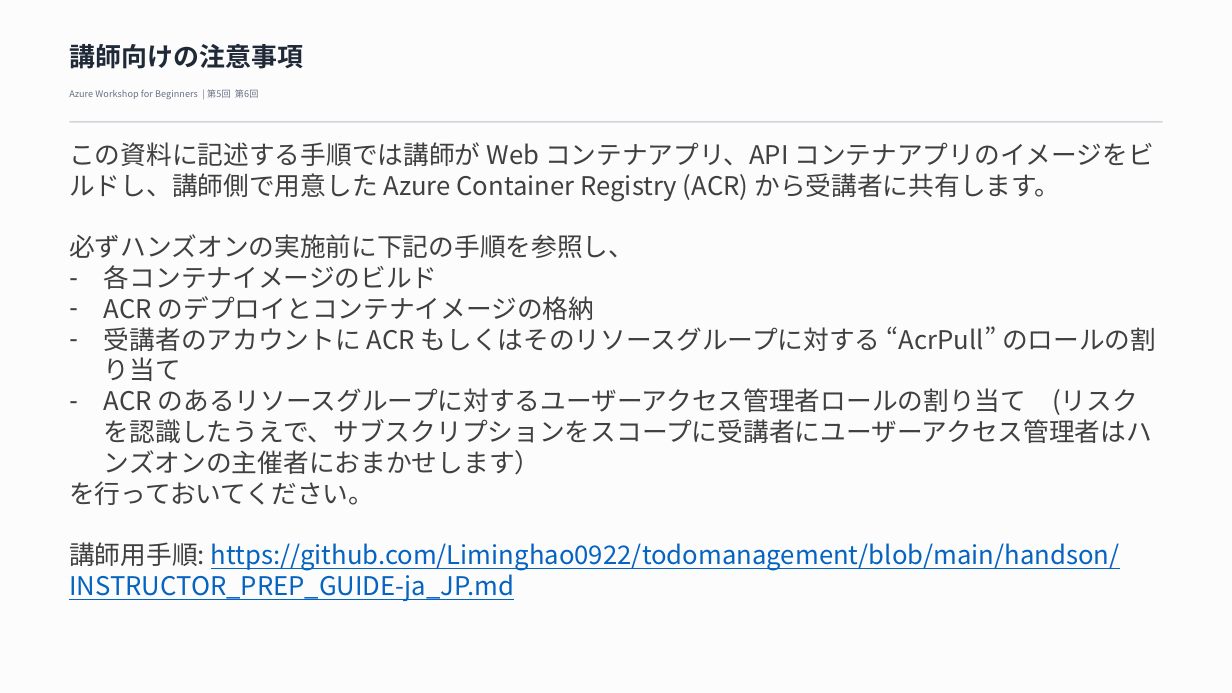
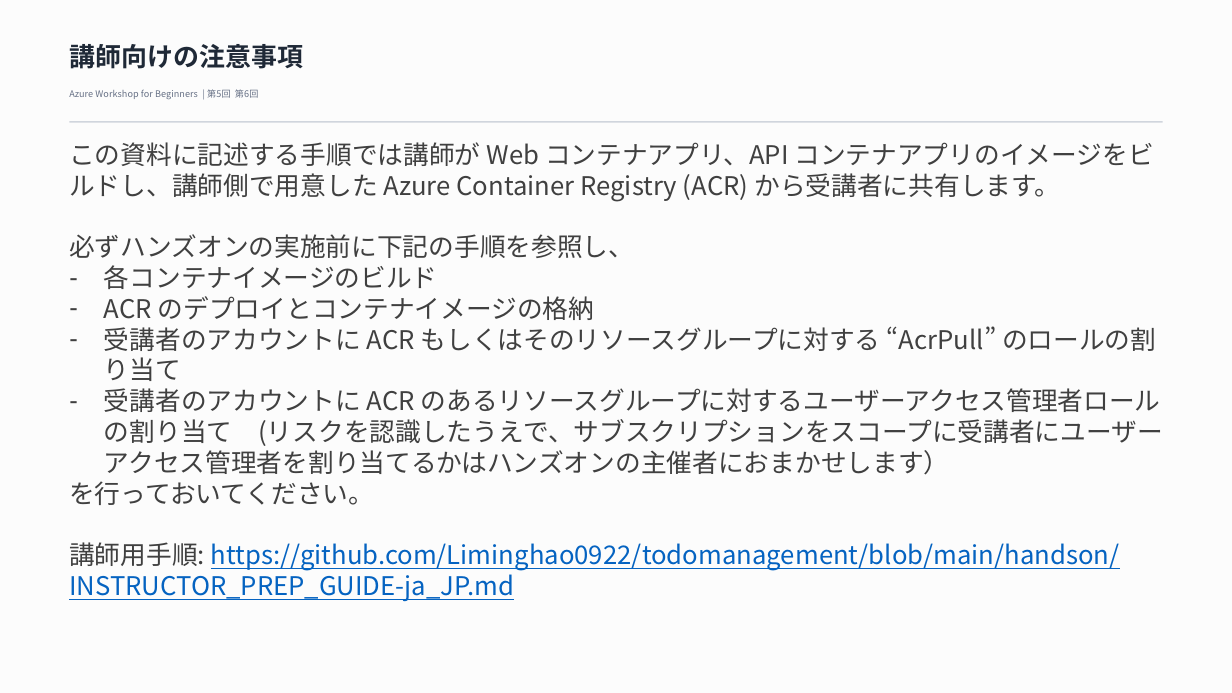
Before and after one commit to hironariy/AzureWorkshopForBeginners, a slide deck: slide 2 of materials/powerpoint-slides/lesson-05-06-todo-app-build-easier-version.pptx. Drawn at 1232x693 pixels with LibreOffice and Linux fonts; fonts in the diff are those of the drawing. Boxes give left, top, right and bottom in pixels: in the first picture for what was removed or moved away, otherwise in the second. Text is boxed around its words. In the diff, an @@ line names an element or a change of style, - is before the commit and + after.

Commit message:
revised some warnings for instructor in lesson 05-06.

```diff
--- a/materials/powerpoint-slides/lesson-05-06-todo-app-build-easier-version.pptx
+++ b/materials/powerpoint-slides/lesson-05-06-todo-app-build-easier-version.pptx
@@ text at box(104, 388, 1163, 475): text changed @@
-– ACR のあるリソースグループに対するユーザーアクセス管理者ロールの割り当て (リスクを認識したうえで、サブスクリプションをスコープに受講者にユーザーアクセス管理者はハンズオンの主催者におまかせします）
+– 受講者のアカウントに ACR のあるリソースグループに対するユーザーアクセス管理者ロールの割り当て (リスクを認識したうえで、サブスクリプションをスコープに受講者にユーザーアクセス管理者を割り当てるかはハンズオンの主催者におまかせします）
```
